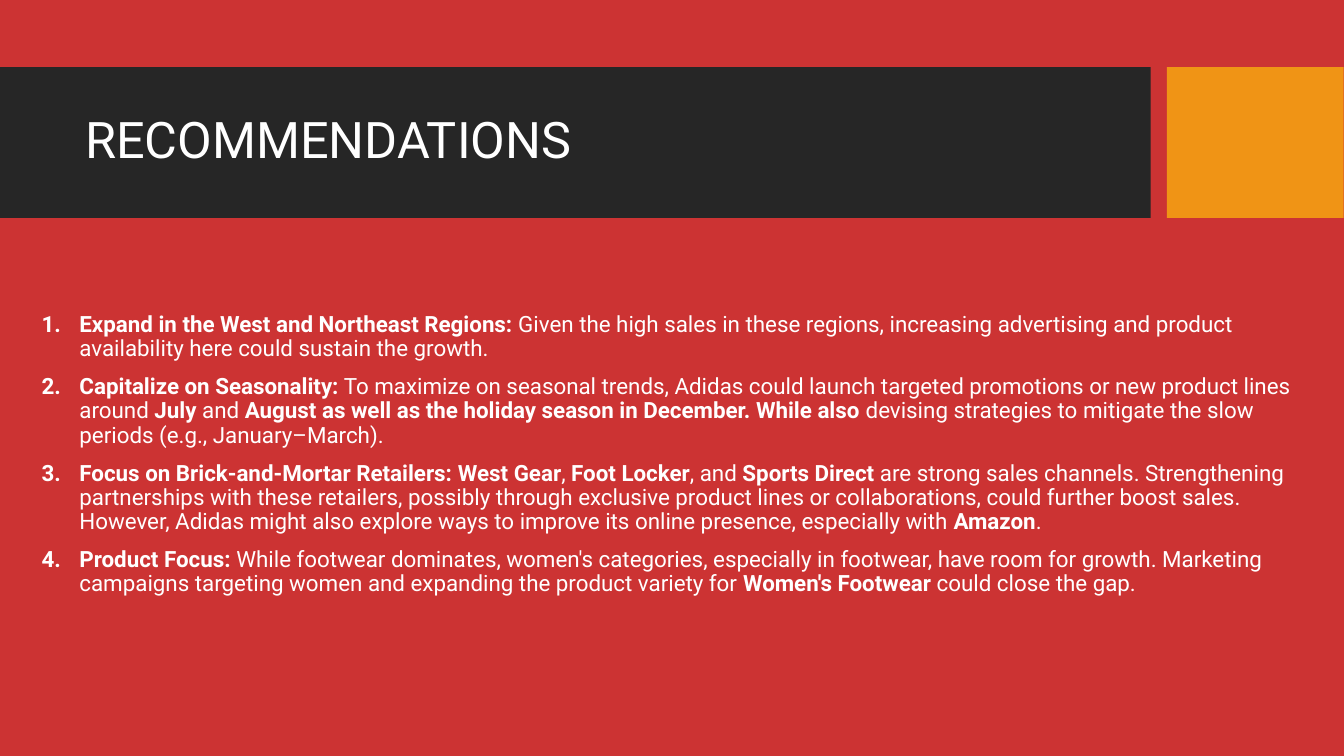
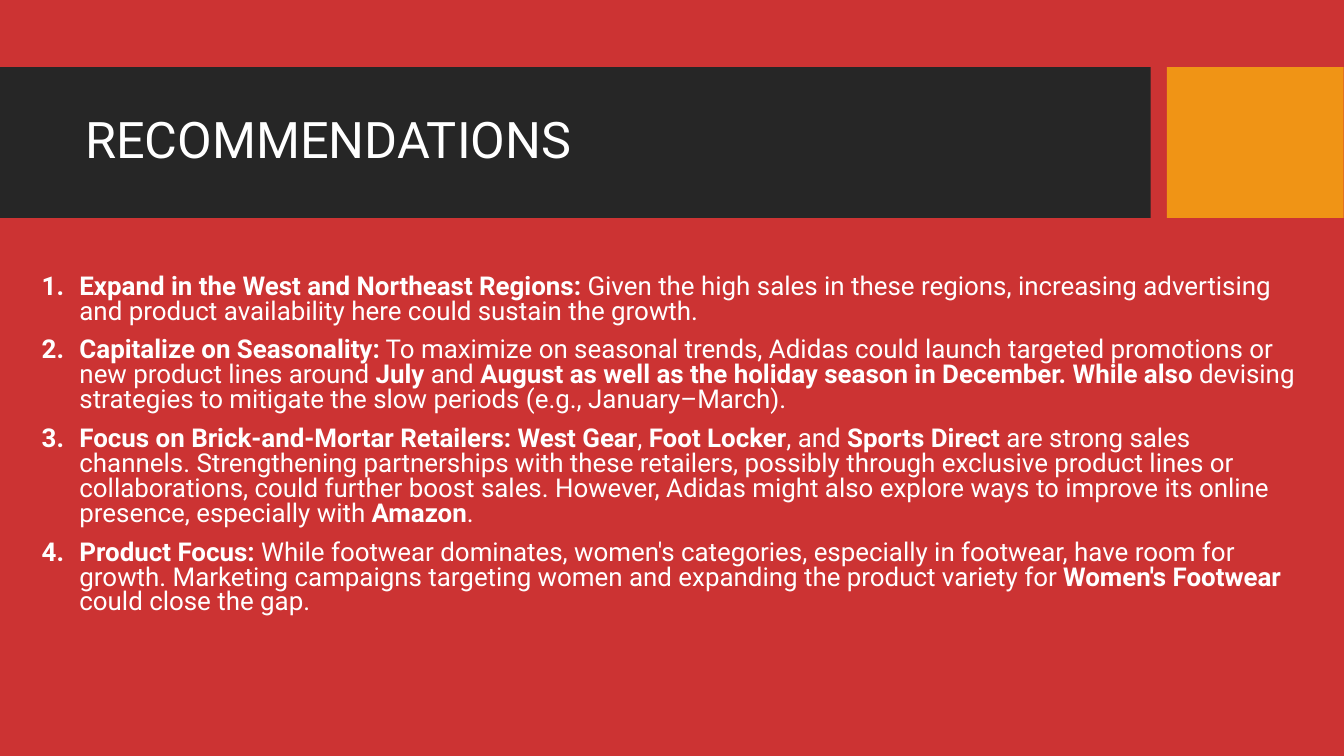
Before and after one commit to MaureenKamore/Adidas-Sales-Analysis, a slide deck: slide 9 of ADIDAS SALES ANALYSIS PROJECTS.pptx (slide 10 before the commit). Drawn at 1344x756 pixels with LibreOffice and Linux fonts; fonts in the diff are those of the drawing; background and template pictures are left out. Boxes give left, top, right and bottom in pixels: in the first picture for what was removed or moved away, otherwise in the second. Text is boxed around its words. In the diff, an @@ line names an element or a change of style, - is before the commit and + after.

```diff
--- a/ADIDAS SALES ANALYSIS PROJECTS.pptx
+++ b/ADIDAS SALES ANALYSIS PROJECTS.pptx
@@ text "Expand in the West and ...": place and size @@
-text "Expand in the West and ..." at box(79, 315, 1291, 596)
+text "Expand in the West and ..." at box(79, 275, 1294, 616)
@@ text "Expand in the West and ..." at box(79, 275, 1294, 616): size 16 to 18.5 pt; line spacing 0.9 to 0.8 @@
```
Also in this commit, not shown: 5 other slides changed, 3 slides added, 4 slides removed.
